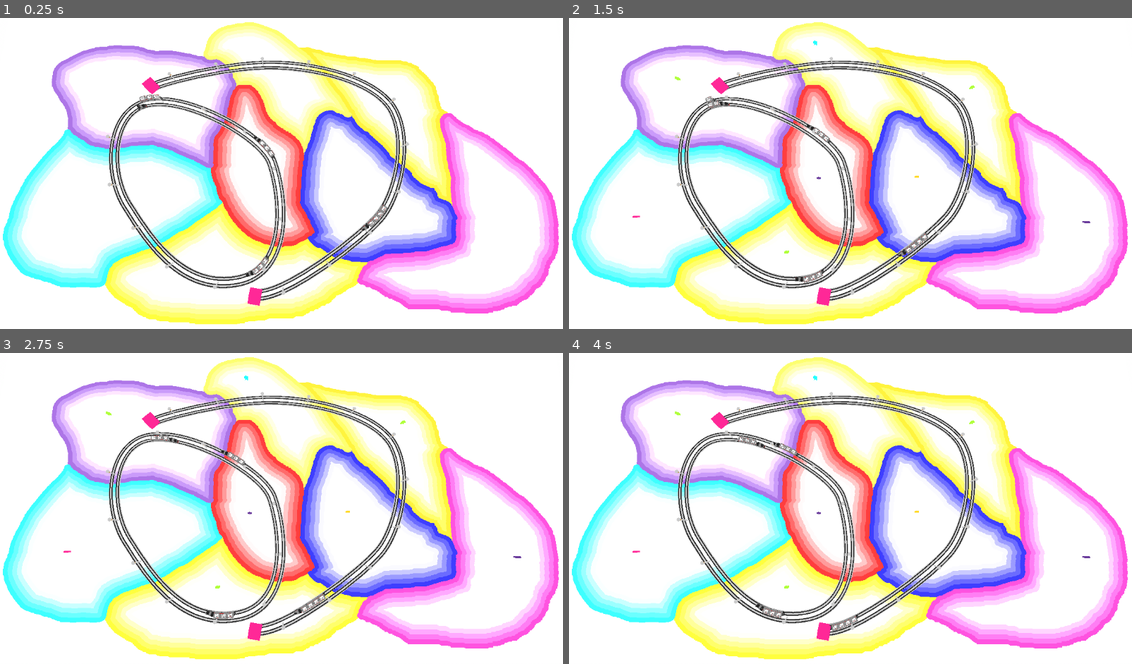
Above: before the commit, frames 1-4 (two rows, left to right).
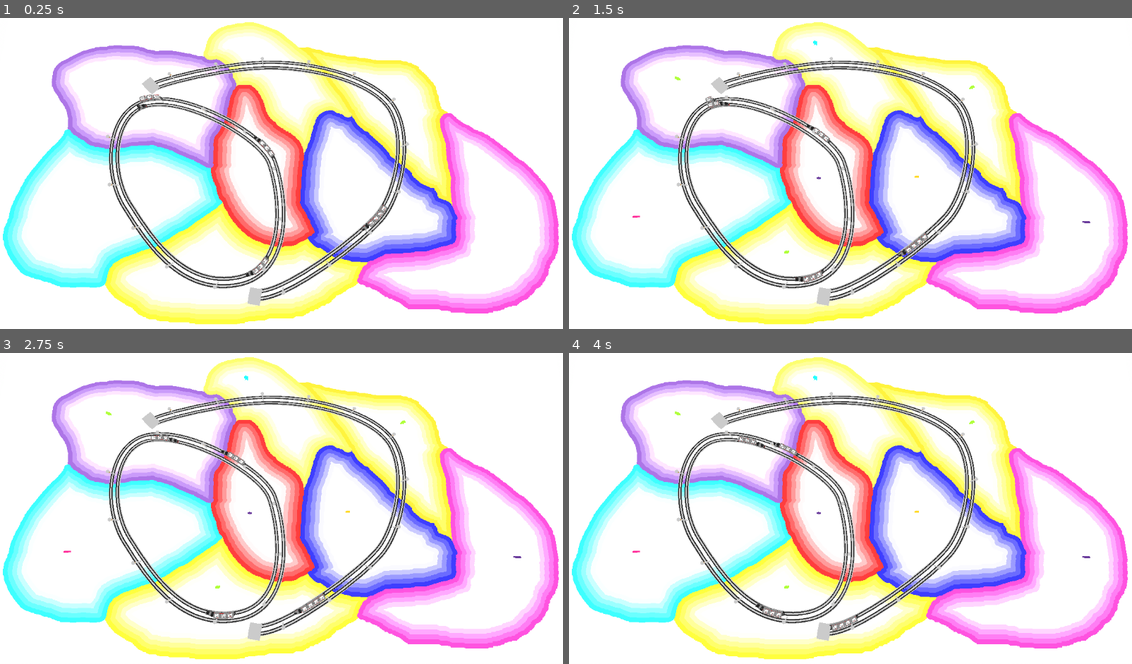
Above: after the commit, the same moments.

Repository: squirrelsoftcompany/LD54
Game: Godot game, scene res://_scenes/main.tscn
Same seed, same stepped clock (60 frames per second), same inputs: the game is played once before the commit and once after it.
Inputs (mouse positions are in pixels of both pictures, inside the frame that each line leads up to):
- Up to frame 1 (0.25 s): no input
- Up to frame 2 (1.5 s): move the mouse to (974, 157) at 0.52 s; click (974, 157) at 0.67 s; drag from (737, 189) to (822, 235) at 1.27 s
- Up to frame 3 (2.75 s): move the mouse to (337, 436) at 2.02 s; click (337, 436) at 2.17 s
- Up to frame 4 (4 s): drag from (822, 570) to (681, 461) at 2.77 s; move the mouse to (1019, 555) at 3.52 s; click (1019, 555) at 3.67 s

The runs differ from the first frame. In frame 1, 0.2% of the frame differs, in the area x 25-47%, y 18-93%; in frame 2, 0.2%; in frame 3, 0.2%; in frame 4, 0.2%.

Commit message:
pink hangar...

Diff:
--- a/_scenes/nodes/end_of_line.tscn
+++ b/_scenes/nodes/end_of_line.tscn
@@ -1,9 +1,11 @@
 [gd_scene load_steps=3 format=3 uid="uid://ija2tya6eanq"]
 
-[ext_resource type="Material" uid="uid://d1oplnes2dpb8" path="res://resources/CountryMaterial/deeppink.tres" id="1_c2tl3"]
 [ext_resource type="ArrayMesh" uid="uid://cin5iu3htnk27" path="res://models/hangar.obj" id="2_ewtpq"]
+
+[sub_resource type="StandardMaterial3D" id="StandardMaterial3D_dsmgn"]
+albedo_color = Color(0.788235, 0.788235, 0.788235, 1)
 
 [node name="EndOfLine" type="MeshInstance3D"]
 visible = false
-material_override = ExtResource("1_c2tl3")
+material_override = SubResource("StandardMaterial3D_dsmgn")
 mesh = ExtResource("2_ewtpq")
